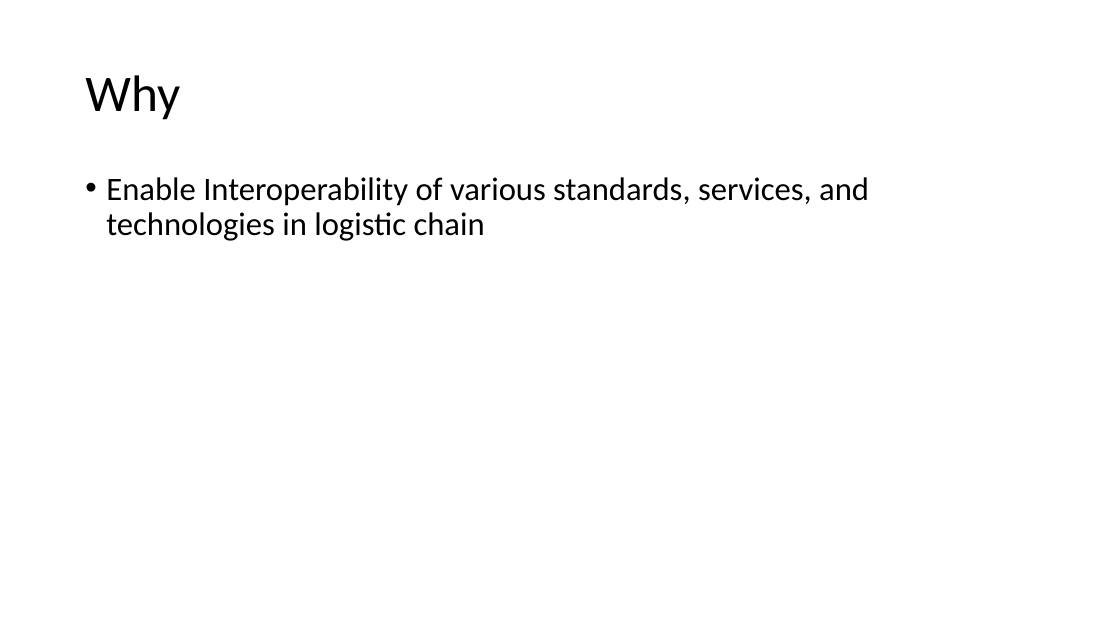
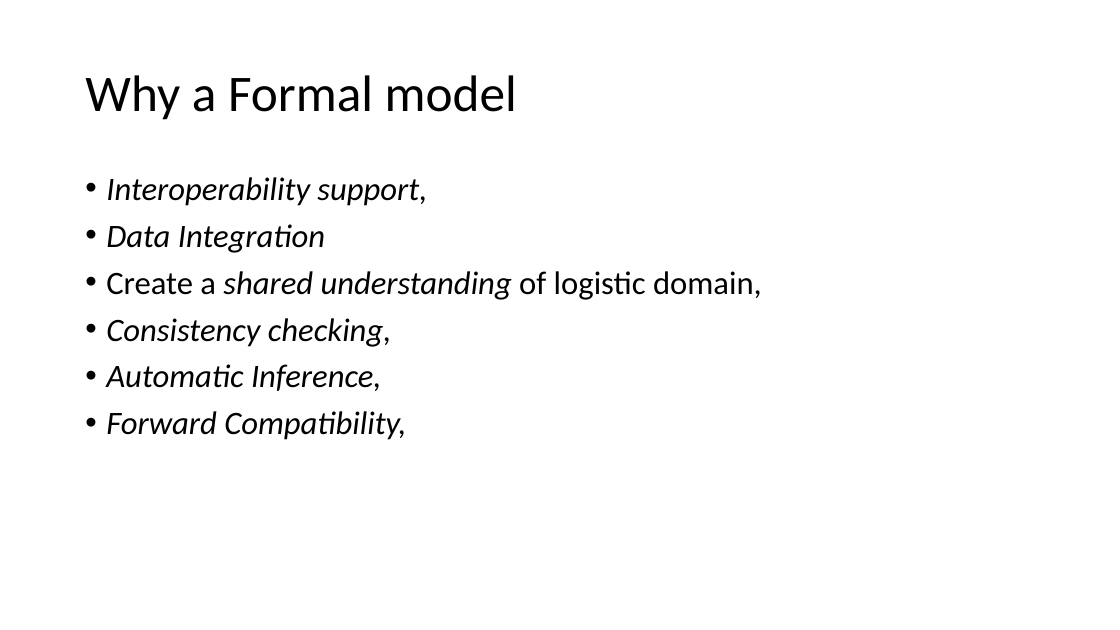
Before and after one commit to federatedplatforms/FEDeRATED-Semantic-Model, a slide deck: slide 2 of Presentation/Logistic_KnowledgeGraph.pptx. Drawn at 1120x630 pixels with LibreOffice and Linux fonts; fonts in the diff are those of the drawing. Boxes give left, top, right and bottom in pixels: in the first picture for what was removed or moved away, otherwise in the second. Text is boxed around its words. In the diff, an @@ line names an element or a change of style, - is before the commit and + after.

```diff
--- a/Presentation/Logistic_KnowledgeGraph.pptx
+++ b/Presentation/Logistic_KnowledgeGraph.pptx
@@ title at box(85, 75, 517, 120): text changed @@
-Why
+Why a Formal model
@@ text at box(106, 177, 762, 440): text changed; italic on @@
-• Enable Interoperability of various standards, services, and technologies in logistic chain
+• Interoperability support,
+• Data Integration
+• Create a shared understanding of logistic domain,
+• Consistency checking,
+• Automatic Inference,
+• Forward Compatibility,
```
Also in this commit, not shown: 2 other slides changed, 26 slides added, 3 slides removed.
